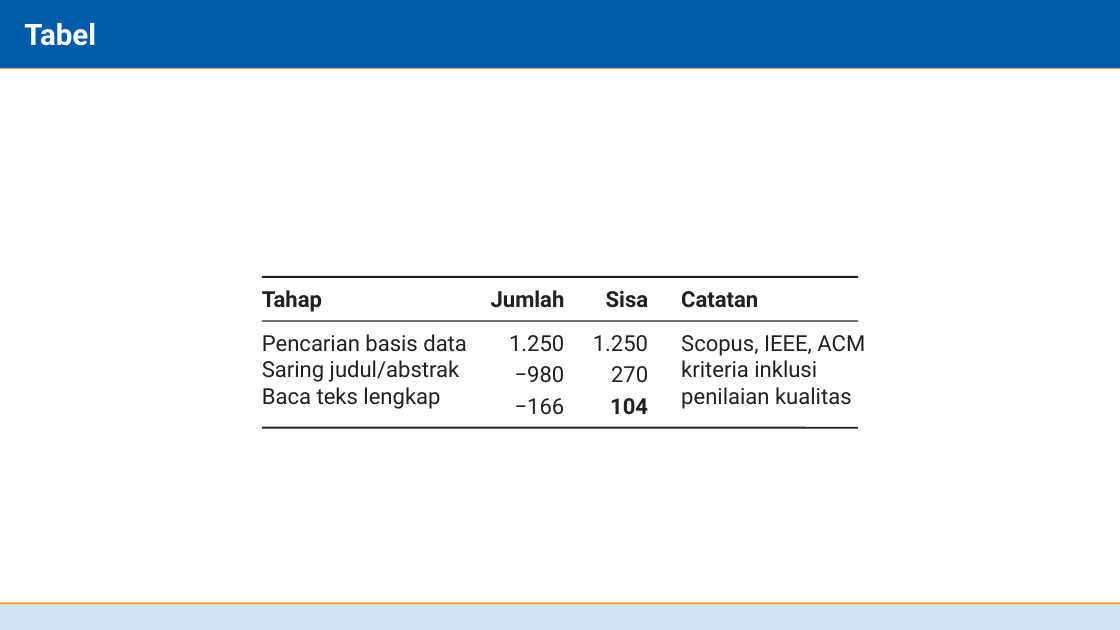
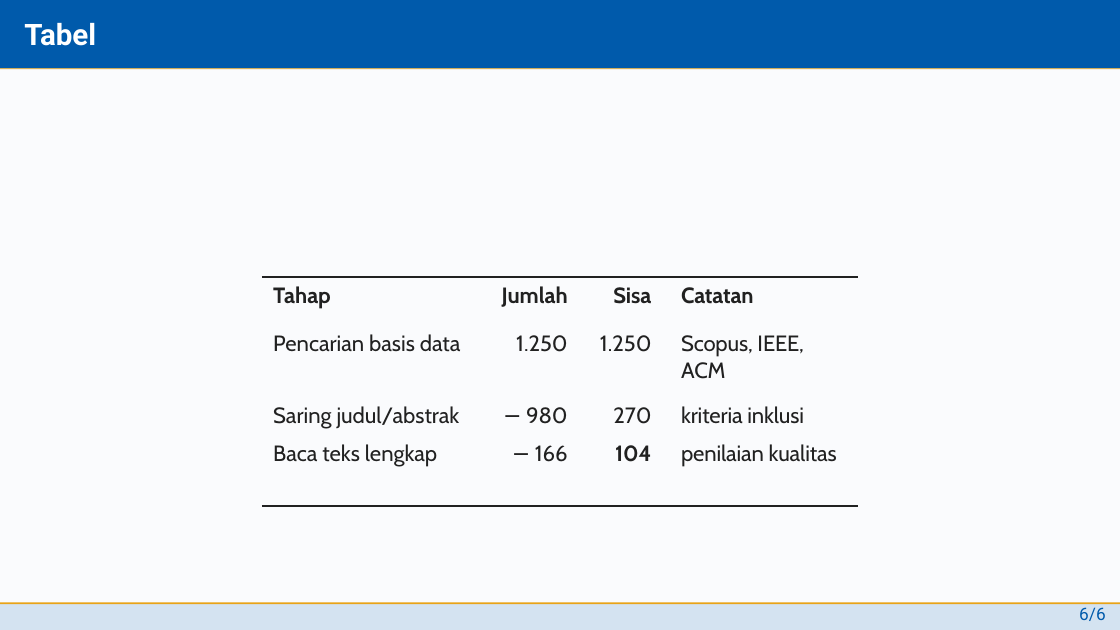
Before and after one commit to situkangsayur/deck-templates, a slide deck: slide 9 of itb-stei/libreoffice/contoh-itb.odp. Drawn at 1120x630 pixels with LibreOffice and Linux fonts; fonts in the diff are those of the drawing; background and template pictures are left out. Boxes give left, top, right and bottom in pixels: in the first picture for what was removed or moved away, otherwise in the second. Text is boxed around its words. In the diff, an @@ line names an element or a change of style, - is before the commit and + after.

Commit message:
ITB STEI: ODP meniru persis contoh LaTeX (tabel booktabs, angka gaya lama, master penutup, latar)

```diff
--- a/itb-stei/libreoffice/contoh-itb.odp
+++ b/itb-stei/libreoffice/contoh-itb.odp
@@ background #FFFFFF to #FAFBFD @@
@@ text removed at (262,290,322,312) @@
-Tahap
@@ table added at (262,277,859,471), 4 rows, 4 columns @@
+Tahap | Jumlah | Sisa | Catatan
+Pencarian basis data | 1.250 | 1.250 | Scopus, IEEE, ACM
+Saring judul/abstrak | − 980 | 270 | kriteria inklusi
+Baca teks lengkap | − 166 | 104 | penilaian kualitas
@@ text removed at (491,290,565,308) @@
-Jumlah
@@ text removed at (606,290,649,308) @@
-Sisa
@@ text removed at (681,291,758,308) @@
-Catatan
@@ line removed from (262, 321) to (858, 321) @@
@@ text removed at (262,334,467,409) @@
-Pencarian basis data
-Saring judul/abstrak
-Baca teks lengkap
@@ text removed at (509,335,565,415) @@
-1.250
-−980
-−166
@@ text removed at (593,335,648,415) @@
-1.250
-270
-104
@@ text removed at (681,335,865,409) @@
-Scopus, IEEE, ACM
-kriteria inklusi
-penilaian kualitas
@@ line removed from (262, 428) to (858, 428) @@
@@ text added at (1079,607,1106,621), 11.1 pt, text #005AAB @@
+6/6
```
Also in this commit, not shown: 9 other slides changed, 5 other files.
